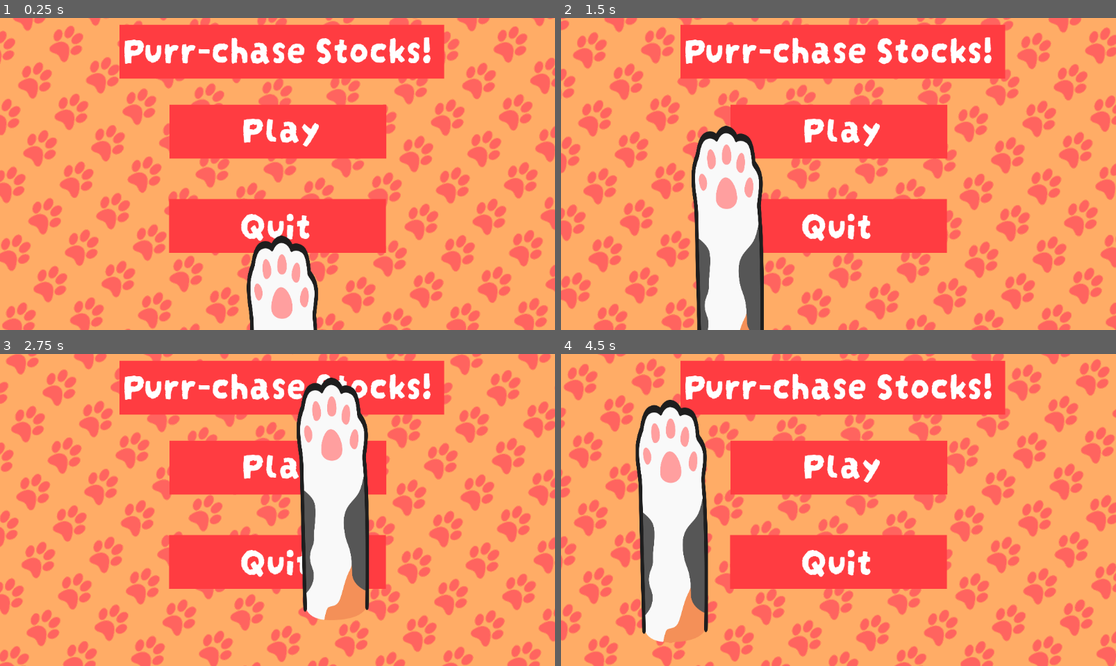
Above: before the commit, frames 1-4 (two rows, left to right).
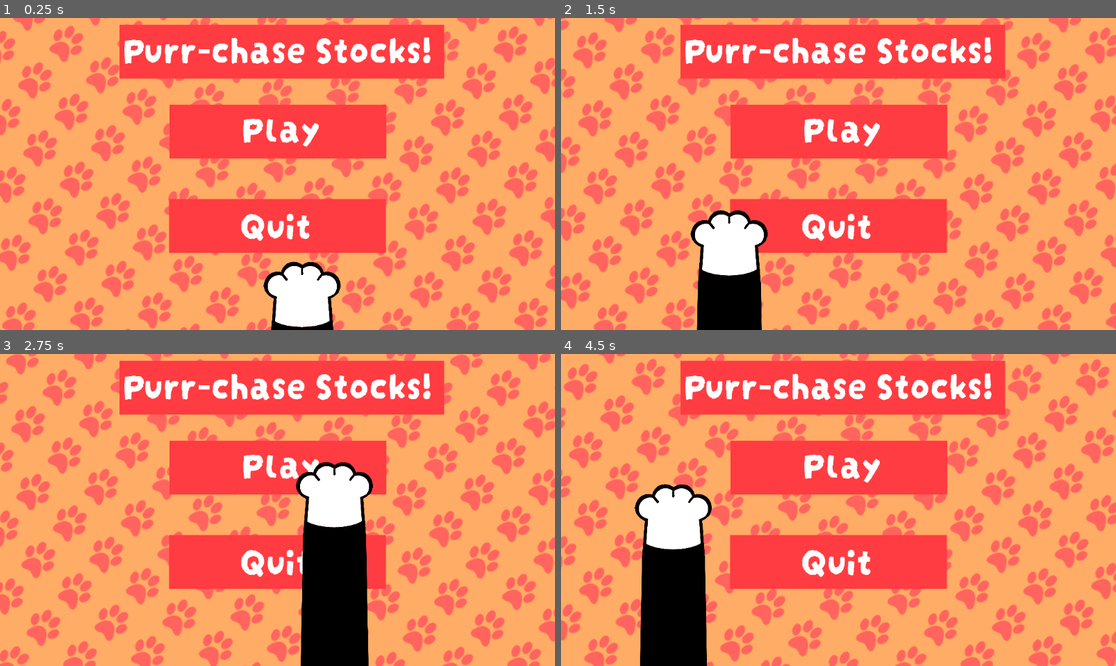
Above: after the commit, the same moments.

Repository: JamesSknr/purr-chase
Game: Godot game, scene res://scenes/Menu.tscn
Same seed, same stepped clock (60 frames per second), same inputs: the game is played once before the commit and once after it. This scene is started directly instead of the project's main scene.
Inputs (mouse positions are in pixels of both pictures, inside the frame that each line leads up to):
- Up to frame 1 (0.25 s): no input
- Up to frame 2 (1.5 s): tap Enter at 0.5 s; move the mouse to (960, 158) at 0.52 s; hold D 0.53-1.28 s; click (960, 158) at 0.67 s; move the mouse to (727, 189) at 1.27 s; hold A from 1.28 s (still down); click (727, 189) at 1.42 s
- Up to frame 3 (2.75 s): move the mouse to (333, 441) at 2.02 s; release A at 2.03 s; hold D from 2.03 s (still down); click (333, 441) at 2.17 s
- Up to frame 4 (4.5 s): move the mouse to (810, 572) at 2.77 s; click (810, 572) at 2.92 s; move the mouse to (1005, 556) at 3.52 s; release D at 3.53 s; hold A from 3.53 s (still down); click (1005, 556) at 3.67 s; move the mouse to (672, 463) at 4.27 s; click (672, 463) at 4.42 s

The runs differ from the first frame. In frame 1, 3.2% of the frame differs, in the area x 44-62%, y 69-100%; in frame 2, 6.3%; in frame 3, 9.5%, in the area x 53-68%, y 7-100%; in frame 4, 8.7%.

Commit message:
Replace cat paw sprite

Diff:
--- a/scenes/Menu.tscn
+++ b/scenes/Menu.tscn
@@ -4,7 +4,7 @@
 [ext_resource type="FontFile" uid="uid://cokcitl7rd7kp" path="res://art/DarumadropOne-Regular.ttf" id="1_upctu"]
 [ext_resource type="Shader" uid="uid://beuvpclwtqb7s" path="res://shaders/AnimatedPatternBackground.gdshader" id="2_11y2r"]
 [ext_resource type="Texture2D" uid="uid://cp415upxgcnm0" path="res://art/cat_paw.png" id="2_o0tnf"]
-[ext_resource type="Texture2D" uid="uid://bh1ba6y1ltl6o" path="res://art/cat_hand_placeholder.webp" id="4_o0tnf"]
+[ext_resource type="Texture2D" uid="uid://dmcgq4hlsvcd" path="res://art/Cat Paw.png" id="5_jmdev"]
 
 [sub_resource type="ShaderMaterial" id="ShaderMaterial_o0tnf"]
 shader = ExtResource("2_11y2r")
@@ -93,7 +93,8 @@
 text = "Quit"
 horizontal_alignment = 1
 
-[node name="CatHandPlaceholder" type="Sprite2D" parent="." unique_id=179894832]
-position = Vector2(587.625, 704)
-scale = Vector2(0.25507605, 0.5135364)
-texture = ExtResource("4_o0tnf")
+[node name="CatPawSprite" type="Sprite2D" parent="." unique_id=1776804496]
+position = Vector2(624.00006, 583)
+scale = Vector2(0.16038592, 0.16038594)
+texture = ExtResource("5_jmdev")
+offset = Vector2(0, 3600)
--- a/scenes/cat_paw.tscn
+++ b/scenes/cat_paw.tscn
@@ -1,7 +1,7 @@
 [gd_scene format=3 uid="uid://0ychlkpant3a"]
 
 [ext_resource type="Script" uid="uid://brokrr0sbu05j" path="res://scripts/cat_paw_controller.gd" id="1_8td5k"]
-[ext_resource type="Texture2D" uid="uid://bh1ba6y1ltl6o" path="res://art/cat_hand_placeholder.webp" id="1_sb1gb"]
+[ext_resource type="Texture2D" uid="uid://dmcgq4hlsvcd" path="res://art/Cat Paw.png" id="2_8td5k"]
 
 [node name="CatPaw" type="Control" unique_id=1855701812]
 layout_mode = 3
@@ -13,7 +13,7 @@
 grow_vertical = 2
 script = ExtResource("1_8td5k")
 
-[node name="CatHandPlaceholder" type="Sprite2D" parent="." unique_id=1622701025]
-position = Vector2(91.00001, 149.99998)
-scale = Vector2(0.30710658, 0.3071066)
-texture = ExtResource("1_sb1gb")
+[node name="CatPawSprite" type="Sprite2D" parent="." unique_id=1622701025]
+position = Vector2(-2, 597.9998)
+scale = Vector2(0.16038592, 0.16038594)
+texture = ExtResource("2_8td5k")
--- a/scenes/menu.gd
+++ b/scenes/menu.gd
@@ -1,5 +1,5 @@
 extends Node2D
-@onready var cat_hand_placeholder: Sprite2D = $CatHandPlaceholder
+@onready var cat_paw_sprite: Sprite2D = $CatPawSprite
 
 
 # Called when the node enters the scene tree for the first time.
@@ -18,7 +18,7 @@
 		print("Mouse Click/Unclick at: ", event.position)
 	elif event is InputEventMouseMotion:
 		print("Mouse Motion at: ", event.position)
-		cat_hand_placeholder.position = event.position + Vector2(0,120)
+		cat_paw_sprite.position = event.position + Vector2(0,120)
 
 	# Print the size of the viewport.
 	print("Viewport Resolution is: ", get_viewport().get_visible_rect().size)
--- a/scenes/test_scene.tscn
+++ b/scenes/test_scene.tscn
@@ -9,10 +9,9 @@
 script = ExtResource("1_j8ivh")
 
 [node name="TableTemp" type="ColorRect" parent="." unique_id=291758808]
-offset_left = -21.0
-offset_top = -11.0
-offset_right = 1178.0
-offset_bottom = 686.0
+offset_top = -1.0
+offset_right = 1150.0
+offset_bottom = 643.0
 color = Color(0.990763, 0.61327225, 0.36772475, 1)
 
 [node name="TabletTemp" type="ColorRect" parent="." unique_id=1735224390]
@@ -47,18 +46,18 @@
 text = "CLOCK"
 
 [node name="BuyButton" parent="." unique_id=1816091244 instance=ExtResource("3_nd71p")]
-position = Vector2(131, 535)
+position = Vector2(138, 482)
 
 [node name="SellButton" parent="." unique_id=948599088 instance=ExtResource("4_7ddre")]
-position = Vector2(732, 535)
+position = Vector2(737, 484)
 
 [node name="CatPaw" parent="." unique_id=1855701812 instance=ExtResource("1_g7g4h")]
 anchors_preset = 11
 anchor_left = 1.0
 anchor_right = 1.0
 anchor_bottom = 1.0
-offset_left = 321.0
-offset_top = 531.0
-offset_right = 321.0
-offset_bottom = 531.0
+offset_left = 428.0
+offset_top = 562.0
+offset_right = 428.0
+offset_bottom = 562.0
 grow_horizontal = 0
